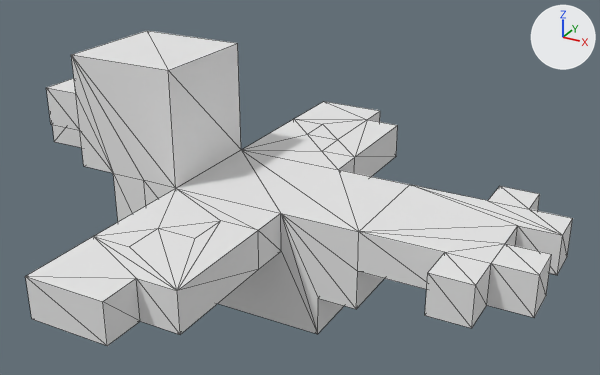
What one commit did to the OBJ model project/assets/bird/free_bird.obj.
Camera for both pictures: a 50 mm camera at (5.782, 1.29, 8.131) aimed at (4.855, 2.975, 7.288). Lighting does not change. The marker at upper right points along +X, +Y and +Z. Mesh edges are drawn as thin lines. Where no turn or scale is listed for an object, it has been applied to the vertices.

Before the edit, the objects in view are built like this:
```python
mat_palette = principled_material('palette')
mat_palette.base_color = (0.8, 0.8, 0.8)  # white #e7e7e7
mat_palette.roughness = 1.0
me_untitled = bpy.data.meshes.new('Untitled')
me_untitled.from_pydata(...)  # 126 vertices, 252 faces; spans x 4.1..5.5, y 2.3..3.6, z 7.0..7.6
me_untitled.materials.append(mat_palette)  # white #e7e7e7
ob_untitled = bpy.data.objects.new('Untitled', me_untitled)
ob_untitled.location = (0.0, 0.0, 0.0)
```
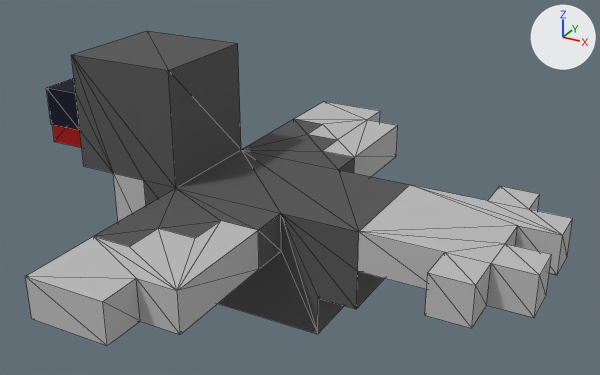
Commit message: bird mesh

Diff of the bpy script that builds the scene:
```diff
--- a/project/assets/bird/free_bird.obj.py
+++ b/project/assets/bird/free_bird.obj.py
@@ img_free_bird_png @@
+img_free_bird_png = load_image('free_bird.png', 'free_bird.png', 256, 1, 'sRGB')
@@ mat_palette @@
 mat_palette = principled_material('palette')
-mat_palette.base_color = (0.8, 0.8, 0.8)  # white #e7e7e7
+mat_palette.texture = img_free_bird_png
 mat_palette.roughness = 1.0
```

What differs and where, as boxes [x1, y1, x2, y2] in the pictures (600 x 375 px):
'Untitled', surface changed (white to grey)
    both: [25, 31, 573, 346]
